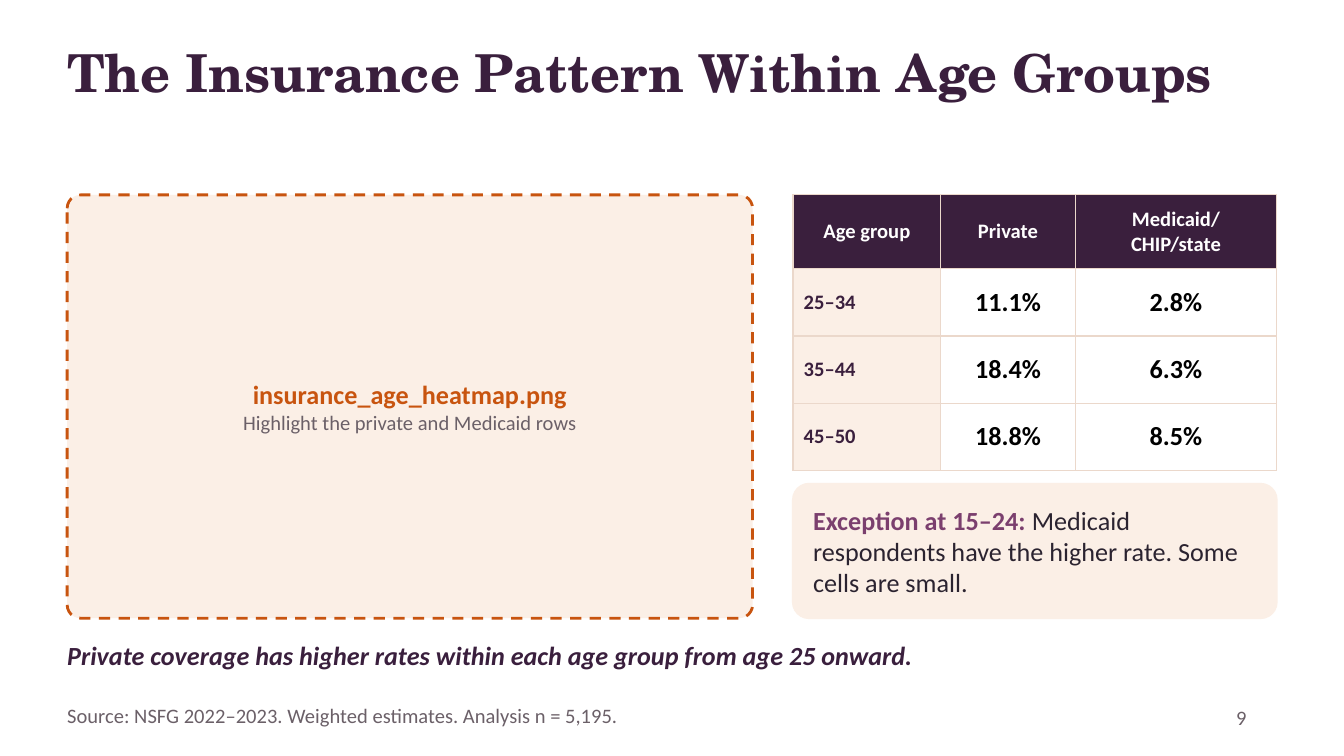
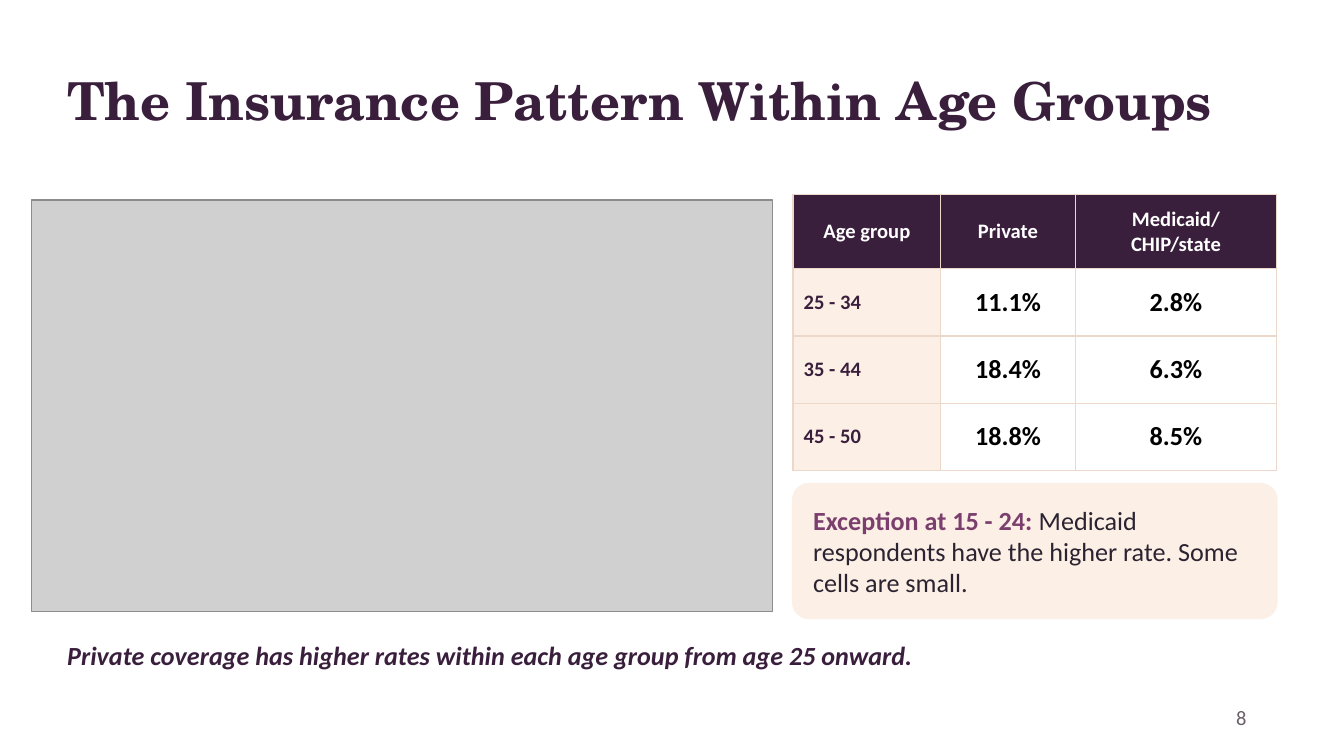
Before and after one commit to gracienl/reproductive-health-analysis, a slide deck: slide 8 of presentation/insurance fertility.pptx (slide 9 before the commit). Drawn at 1344x756 pixels with LibreOffice and Linux fonts; fonts in the diff are those of the drawing; grey boxes stand for pictures. Boxes give left, top, right and bottom in pixels: in the first picture for what was removed or moved away, otherwise in the second. Text is boxed around its words. In the diff, an @@ line names an element or a change of style, - is before the commit and + after.

```diff
--- a/presentation/insurance fertility.pptx
+++ b/presentation/insurance fertility.pptx
@@ title "The Insurance Pattern Within Age ...": place and size @@
-title "The Insurance Pattern Within Age ..." at box(67, 53, 1212, 103)
+title "The Insurance Pattern Within Age ..." at box(67, 81, 1212, 131)
@@ picture added at box(31, 200, 773, 612) @@
@@ rounded rectangle removed at box(67, 195, 753, 618) @@
@@ table at box(793, 195, 1277, 470) @@
-row 2, column 1: 25–34
+row 2, column 1: 25 - 34
-row 3, column 1: 35–44
+row 3, column 1: 35 - 44
-row 4, column 1: 45–50
+row 4, column 1: 45 - 50
@@ text removed at box(243, 385, 576, 434) @@
-insurance_age_heatmap.png
-Highlight the private and Medicaid rows
@@ text at box(813, 511, 1238, 592): text changed @@
-Exception at 15–24: Medicaid respondents have the higher rate. Some cells are small.
+Exception at 15 - 24: Medicaid respondents have the higher rate. Some cells are small.
@@ text removed at box(67, 709, 617, 727) @@
-Source: NSFG 2022–2023. Weighted estimates. Analysis n = 5,195.
@@ page number at box(1236, 711, 1246, 725): text changed @@
-9
+8
```
Also in this commit, not shown: 9 other slides changed, 1 slide removed, 3 other files.
